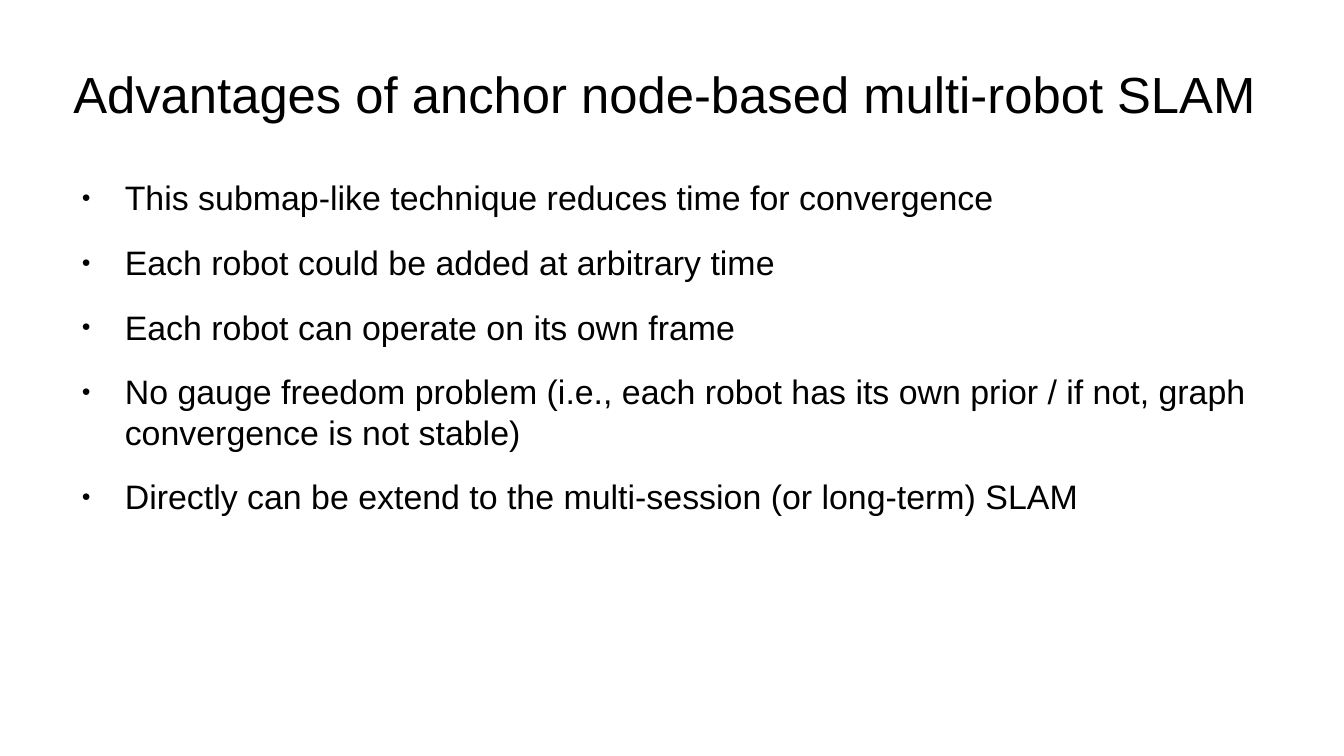
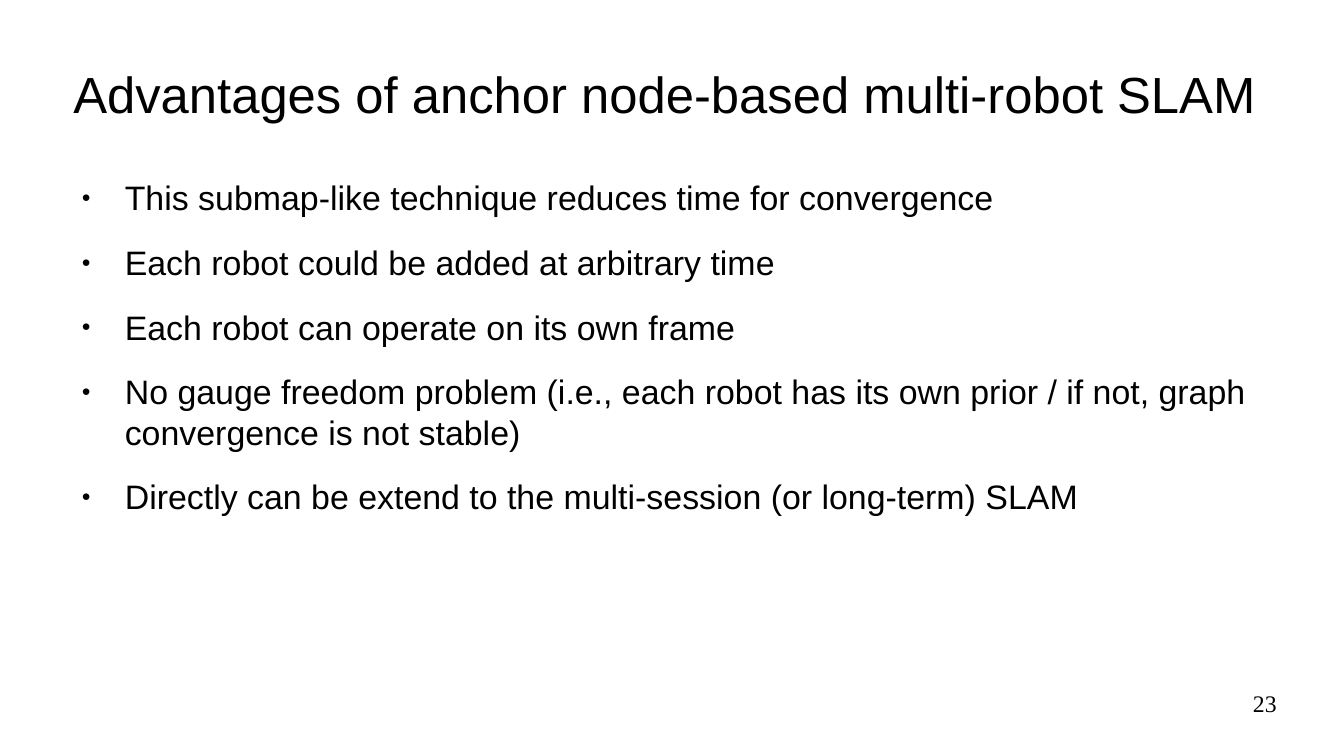
Before and after one commit to gisbi-kim/multi-robot-isam-example, a slide deck: slide 23 of docs/multirobot.odp. Drawn at 1344x756 pixels with LibreOffice and Linux fonts; fonts in the diff are those of the drawing. Boxes give left, top, right and bottom in pixels: in the first picture for what was removed or moved away, otherwise in the second. Text is boxed around its words. In the diff, an @@ line names an element or a change of style, - is before the commit and + after.

```diff
--- a/docs/multirobot.odp
+++ b/docs/multirobot.odp
@@ page number added at bbox=[1253, 696, 1277, 713], 14 pt, text #000000 @@
+23
```
Also in this commit, not shown: 22 other slides changed, 4 other files.
